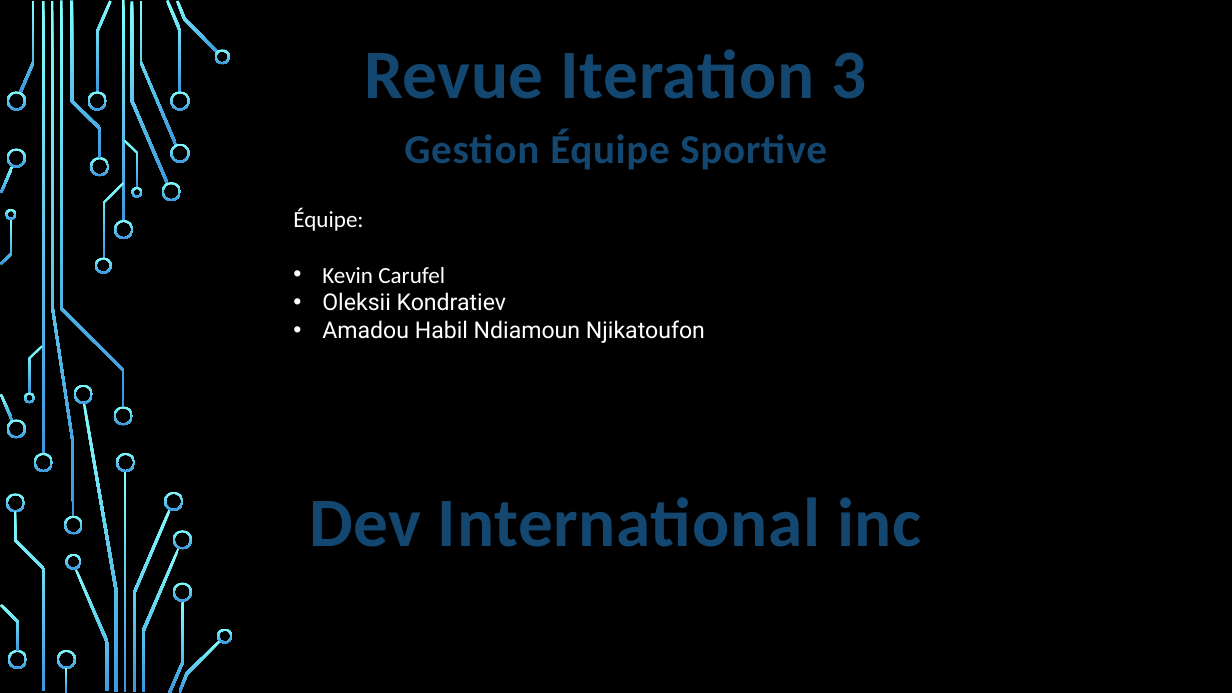
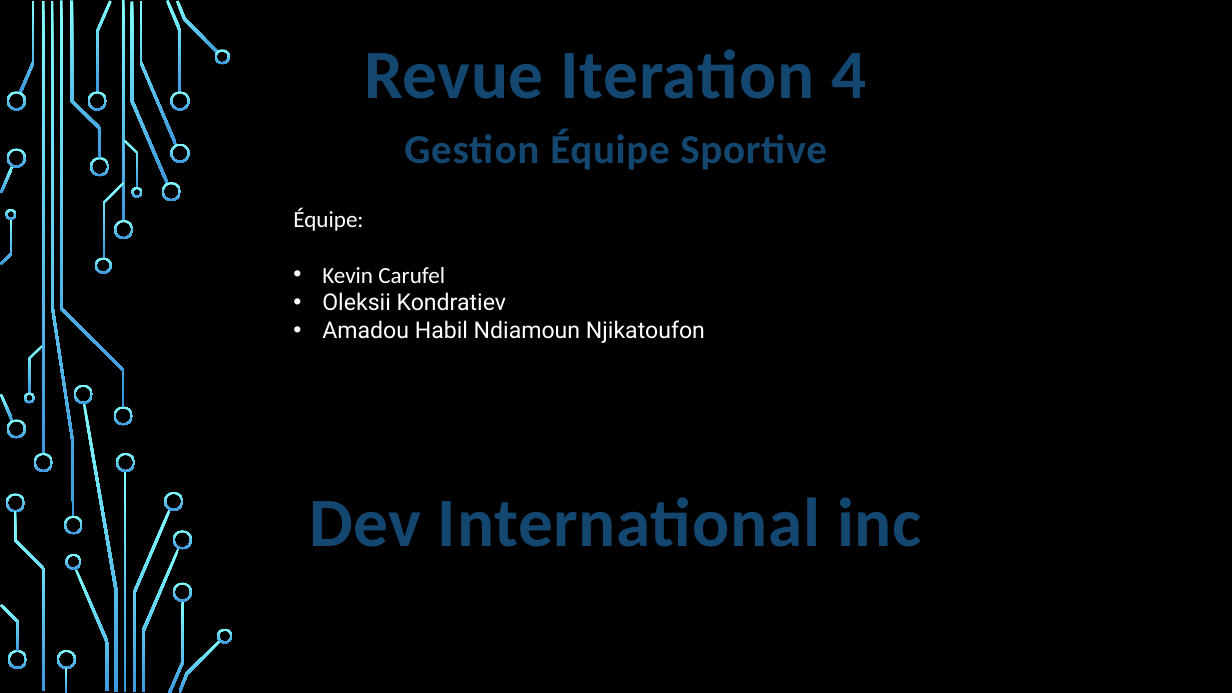
Before and after one commit to DFC-Informatique-Cegep-de-Sainte-Foy/GestionEquipesSportives, a slide deck: slide 1 of Documentation/Revue 4/Presentation_Revue_4.pptx. Drawn at 1232x693 pixels with LibreOffice and Linux fonts; fonts in the diff are those of the drawing; background and template pictures are left out. Boxes give left, top, right and bottom in pixels: in the first picture for what was removed or moved away, otherwise in the second. Text is boxed around its words. In the diff, an @@ line names an element or a change of style, - is before the commit and + after.

```diff
--- a/Documentation/Revue 4/Presentation_Revue_4.pptx
+++ b/Documentation/Revue 4/Presentation_Revue_4.pptx
@@ text at (x1=364, y1=49, x2=866, y2=99): text changed @@
-Revue Iteration 3
+Revue Iteration 4
```
Also in this commit, not shown: 1 other slide changed, 1 slide added, 1 other file.
